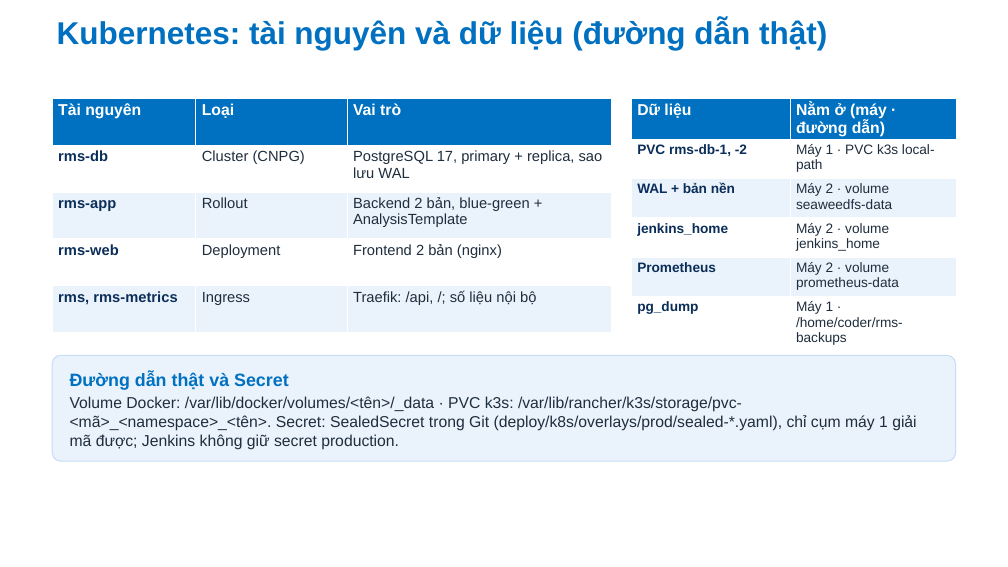
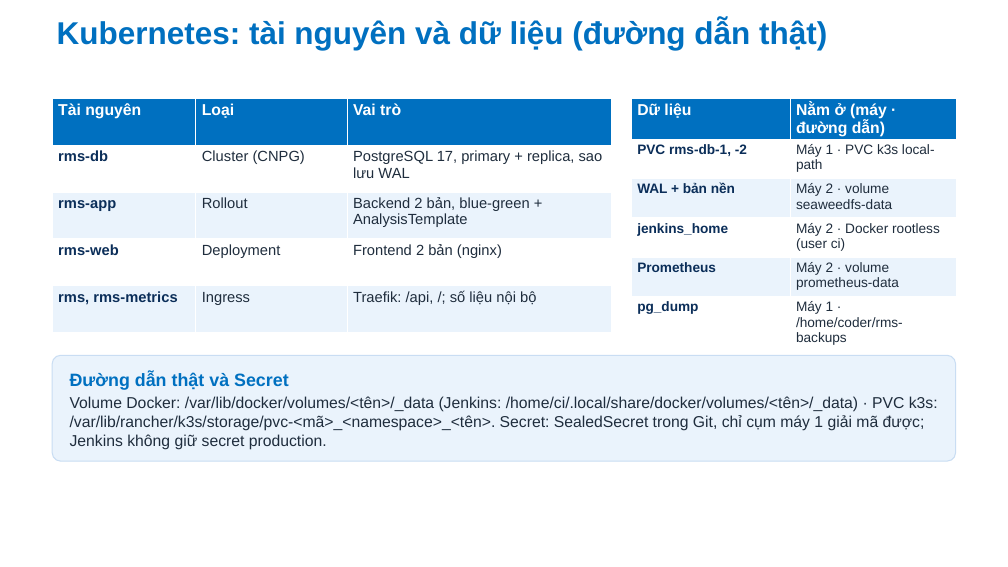
Before and after one commit to Anpham120/restaurant-management-system, a slide deck: slide 13 of docs/bao-cao/Slide_TrienKhaiPhanMem_AtlasRestaurant.pptx. Drawn at 1008x567 pixels with LibreOffice and Linux fonts; fonts in the diff are those of the drawing; background and template pictures are left out. Boxes give left, top, right and bottom in pixels: in the first picture for what was removed or moved away, otherwise in the second. Text is boxed around its words. In the diff, an @@ line names an element or a change of style, - is before the commit and + after.

```diff
--- a/docs/bao-cao/Slide_TrienKhaiPhanMem_AtlasRestaurant.pptx
+++ b/docs/bao-cao/Slide_TrienKhaiPhanMem_AtlasRestaurant.pptx
@@ table at [631,98,957,349] @@
-row 4, column 2: Máy 2 · volume jenkins_home
+row 4, column 2: Máy 2 · Docker rootless (user ci)
@@ text at [70,396,938,450]: text changed @@
-Volume Docker: /var/lib/docker/volumes/<tên>/_data · PVC k3s: /var/lib/rancher/k3s/storage/pvc-<mã>_<namespace>_<tên>. Secret: SealedSecret trong Git (deploy/k8s/overlays/prod/sealed-*.yaml), chỉ cụm máy 1 giải mã được; Jenkins không giữ secret production.
+Volume Docker: /var/lib/docker/volumes/<tên>/_data (Jenkins: /home/ci/.local/share/docker/volumes/<tên>/_data) · PVC k3s: /var/lib/rancher/k3s/storage/pvc-<mã>_<namespace>_<tên>. Secret: SealedSecret trong Git, chỉ cụm máy 1 giải mã được; Jenkins không giữ secret production.
```
Also in this commit, not shown: 9 other slides changed, 1 other file.
